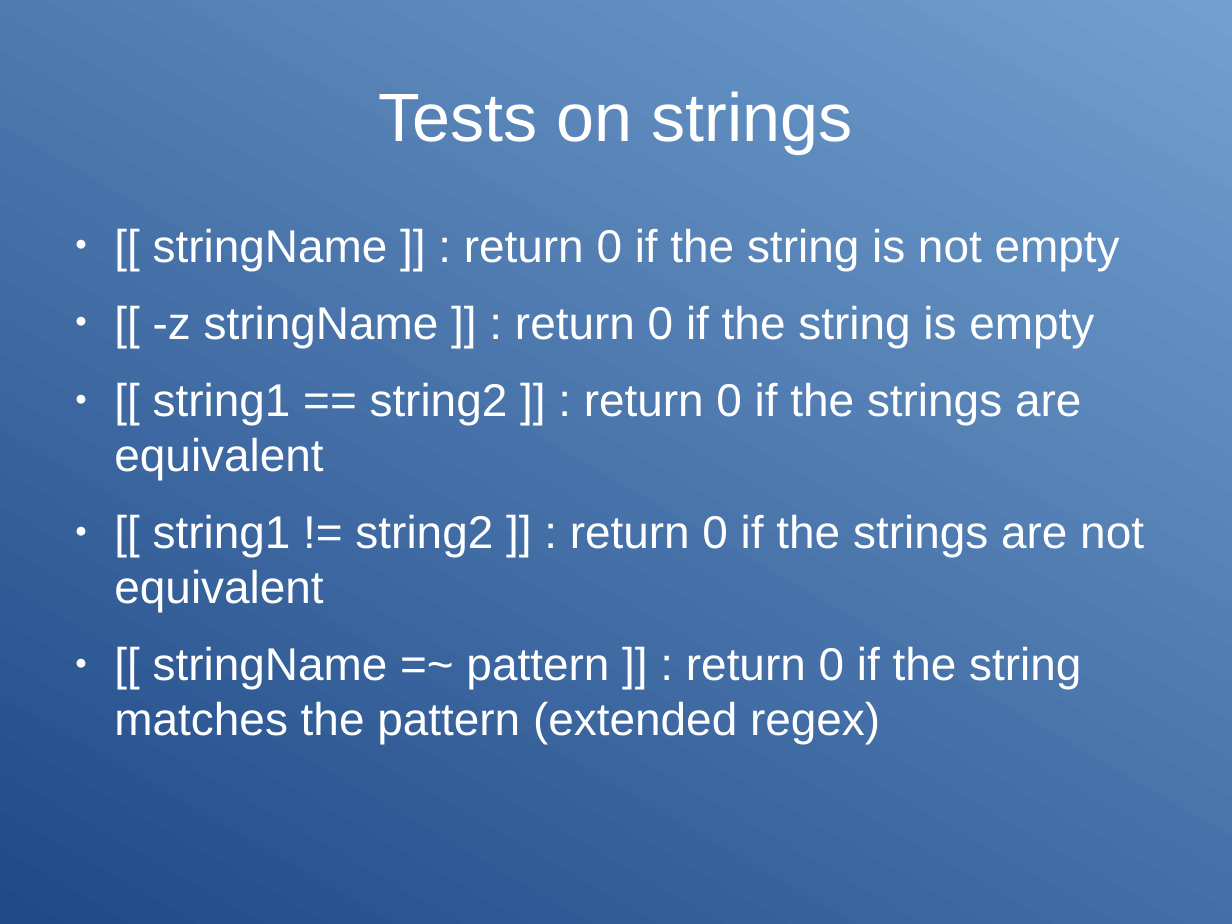
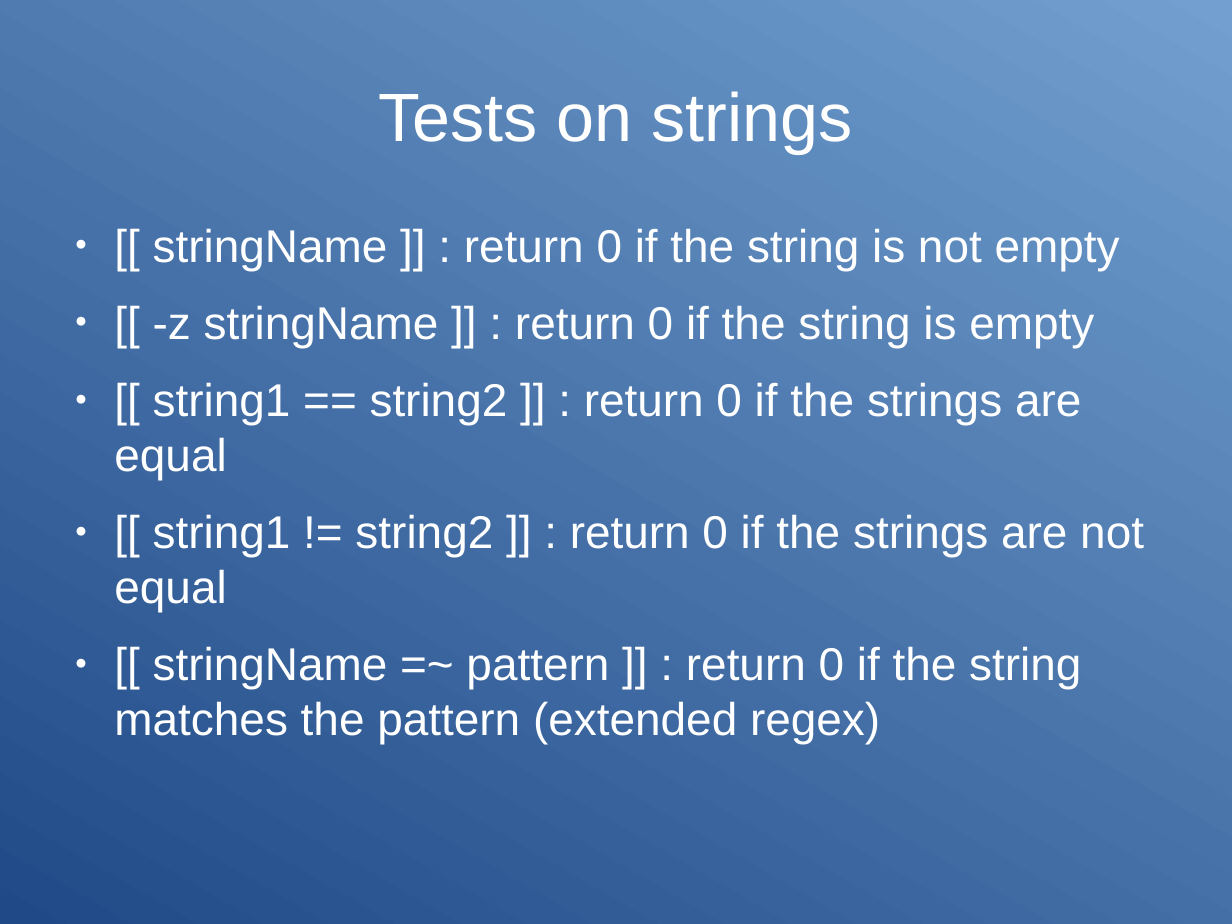
Before and after one commit to Clibre/An-introduction-to-bash, a slide deck: slide 103 of presentation/presentation.odp. Drawn at 1232x924 pixels with LibreOffice and Linux fonts; fonts in the diff are those of the drawing. Boxes give left, top, right and bottom in pixels: in the first picture for what was removed or moved away, otherwise in the second. Text is boxed around its words. In the diff, an @@ line names an element or a change of style, - is before the commit and + after.

```diff
--- a/presentation/presentation.odp
+++ b/presentation/presentation.odp
@@ text at (114, 382, 1144, 612): text changed @@
-● [[ string1 == string2 ]] : return 0 if the strings are equivalent
-● [[ string1 != string2 ]] : return 0 if the strings are not equivalent
+● [[ string1 == string2 ]] : return 0 if the strings are equal
+● [[ string1 != string2 ]] : return 0 if the strings are not equal
```
Also in this commit, not shown: 36 other slides changed, 1 slide removed.
